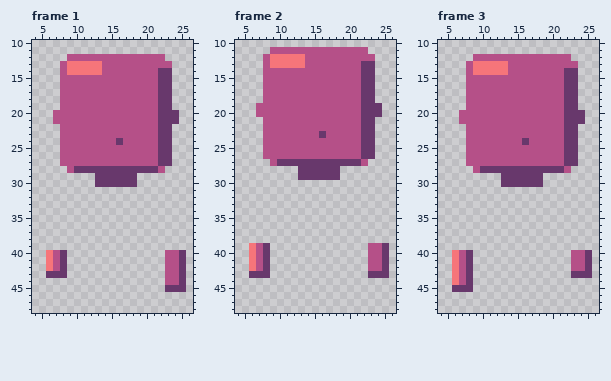
Two versions of one pixel-art file, art-src/aseprite/body_base.aseprite. That is the earlier state.
32x64 pixels, 4 frames. Shown: frame 1: x 4..26, y 10..48; frame 2: x 4..26, y 10..48; frame 3: x 4..26, y 10..48. The commit also changed other frames, which this record leaves out.
After the commit:
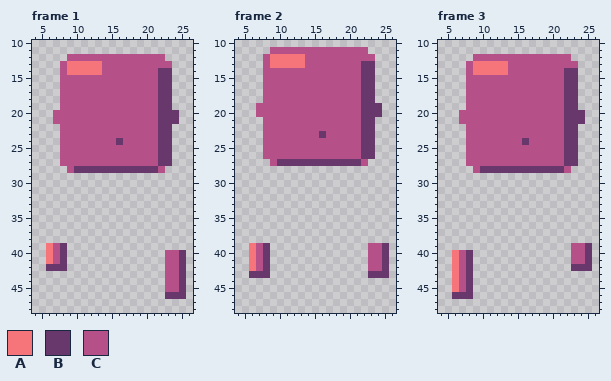
Palette (. is transparent): A #f6757a  B #68386c  C #b55088
From old to new:
Frame 1:
y 29..30: x 13..18 BBBBBB -> ......
y 39: x 6..8 ... -> ACB
y 42: x 6..7 AC -> BB
y 43: x 6..8 BBB -> ...
y 45: x 23..24 BB -> CC
y 46: x 23..25 ... -> BBB
Frame 2:
y 28..29: x 13..18 BBBBBB -> ......
Frame 3:
y 29..30: x 13..18 BBBBBB -> ......
y 39: x 23..25 ... -> CCB
y 42: x 23..24 CC -> BB
y 43: x 23..25 BBB -> ...
y 45: x 6..7 BB -> AC
y 46: x 6..8 ... -> BBB
Changed places in both pictures, as pixel boxes (x1, y1, x2, y2):
erased: (95, 173, 137, 187)
changed: (46, 243, 67, 278)
changed: (165, 285, 186, 299)
erased: (298, 166, 340, 180)
erased: (501, 173, 543, 187)
changed: (571, 243, 592, 278)
changed: (452, 285, 473, 299)
